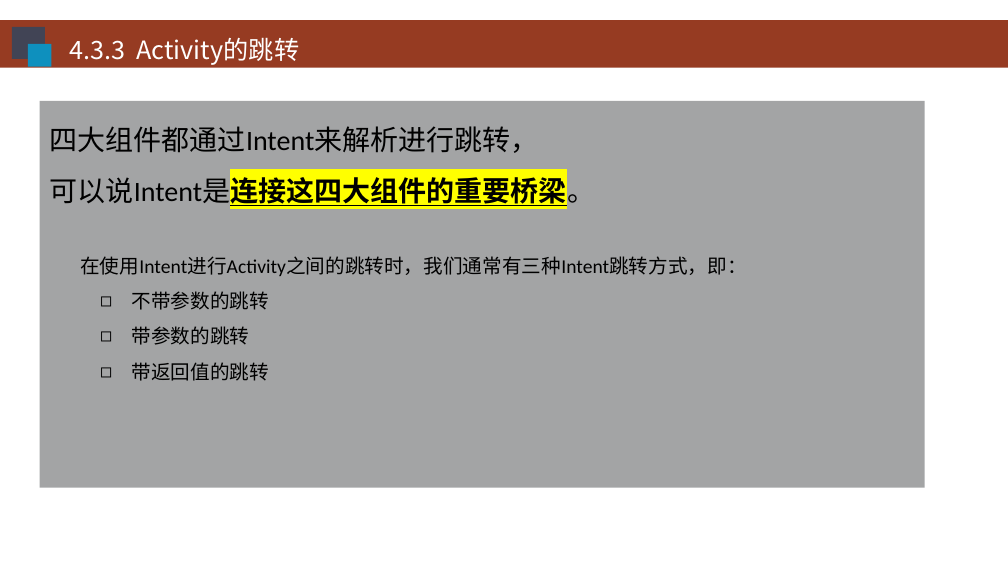
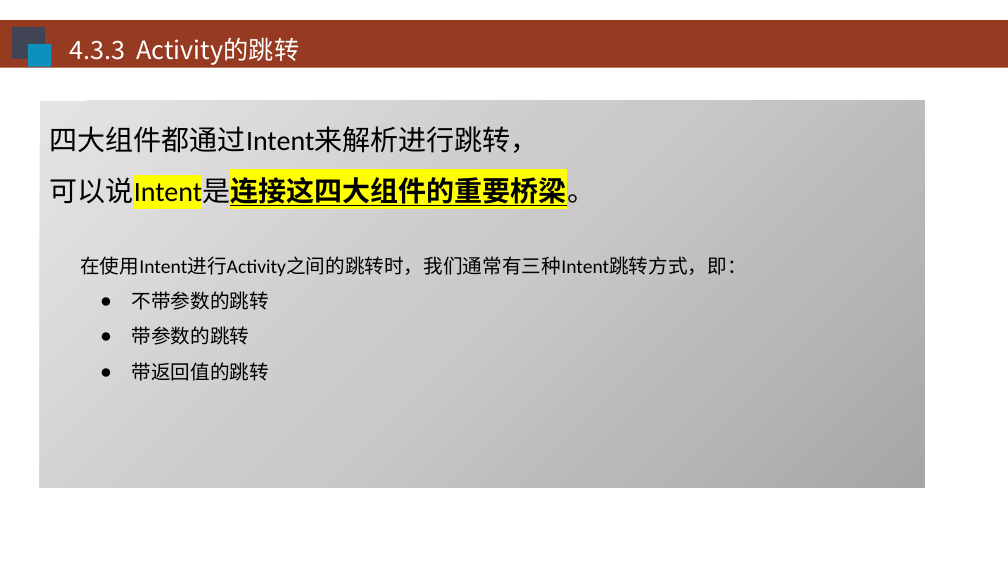
Before and after one commit to HBU/Android-PPT, a slide deck: slide 23 of 04.0 -- 活动-意图-- 第04章.pptx (slide 21 before the commit). Drawn at 1008x567 pixels with LibreOffice and Linux fonts; fonts in the diff are those of the drawing; background and template pictures are left out. Boxes give left, top, right and bottom in pixels: in the first picture for what was removed or moved away, otherwise in the second. Text is boxed around its words. In the diff, an @@ line names an element or a change of style, - is before the commit and + after.

```diff
--- a/04.0 -- 活动-意图-- 第04章.pptx
+++ b/04.0 -- 活动-意图-- 第04章.pptx
@@ rectangle "四大组件都通过Intent来解析进行跳转，" at [39, 101, 924, 488]: fill #494B4D at 50% opacity to gradient #A7A7A8 to #C9C9CA to #E5E5E5 @@
@@ text in rectangle at [50, 173, 595, 381]: highlight none to #FFFF00 in "可以说Intent是连接这四大组件的重要桥梁。"; bullet ◻ to ● @@
```
Also in this commit, not shown: 4 other slides changed, 2 slides added.
